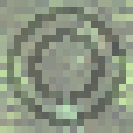
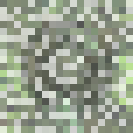
Comparing the layer stacks of the two 133×133 images. Changes:
"o": opacity 32% → 33%, painted on it over bbox(7, 7, 126, 126)
added layer "3" (26%) above "2" over bbox(0, 0, 133, 133)
added layer "2" (22%) above "1" over bbox(0, 0, 133, 133)
added layer "1" (20%) above "forest.png" over bbox(0, 0, 133, 133)
"forest.png": opacity 50% → 58%, painted on it over bbox(0, 0, 133, 133)
